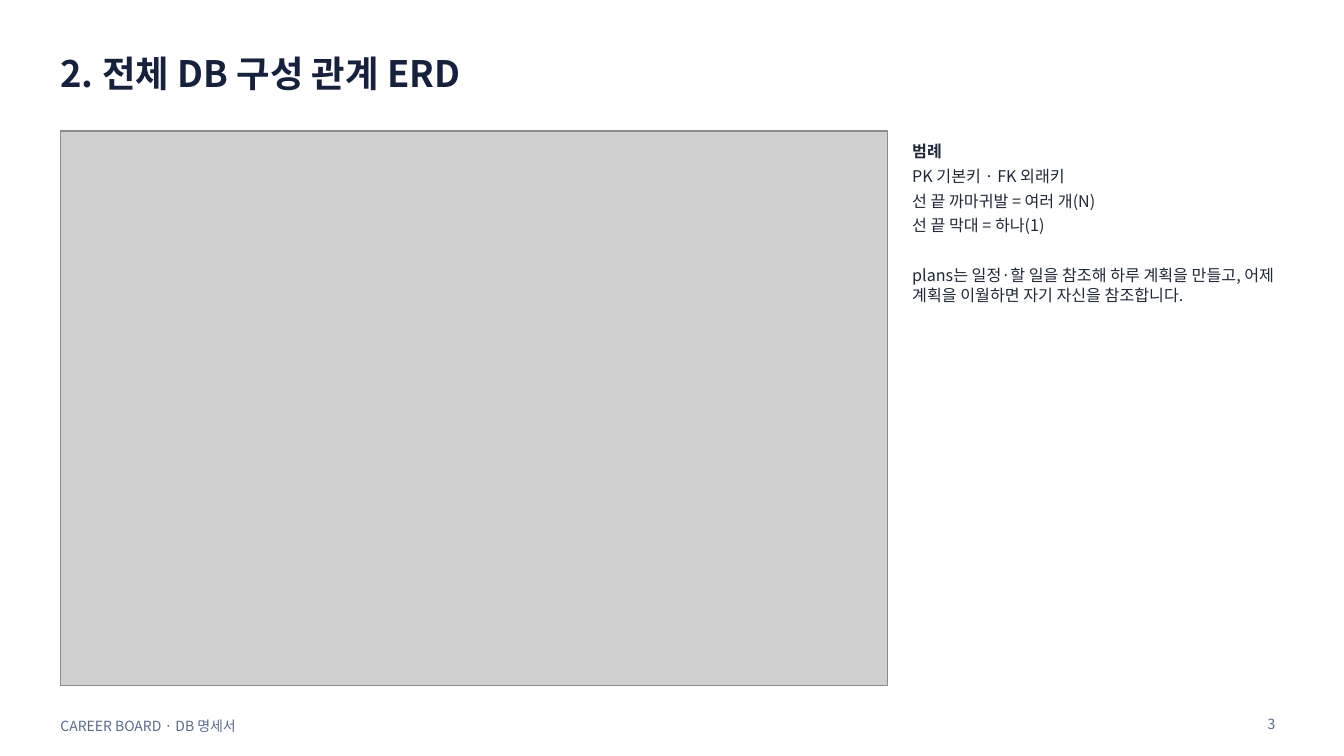
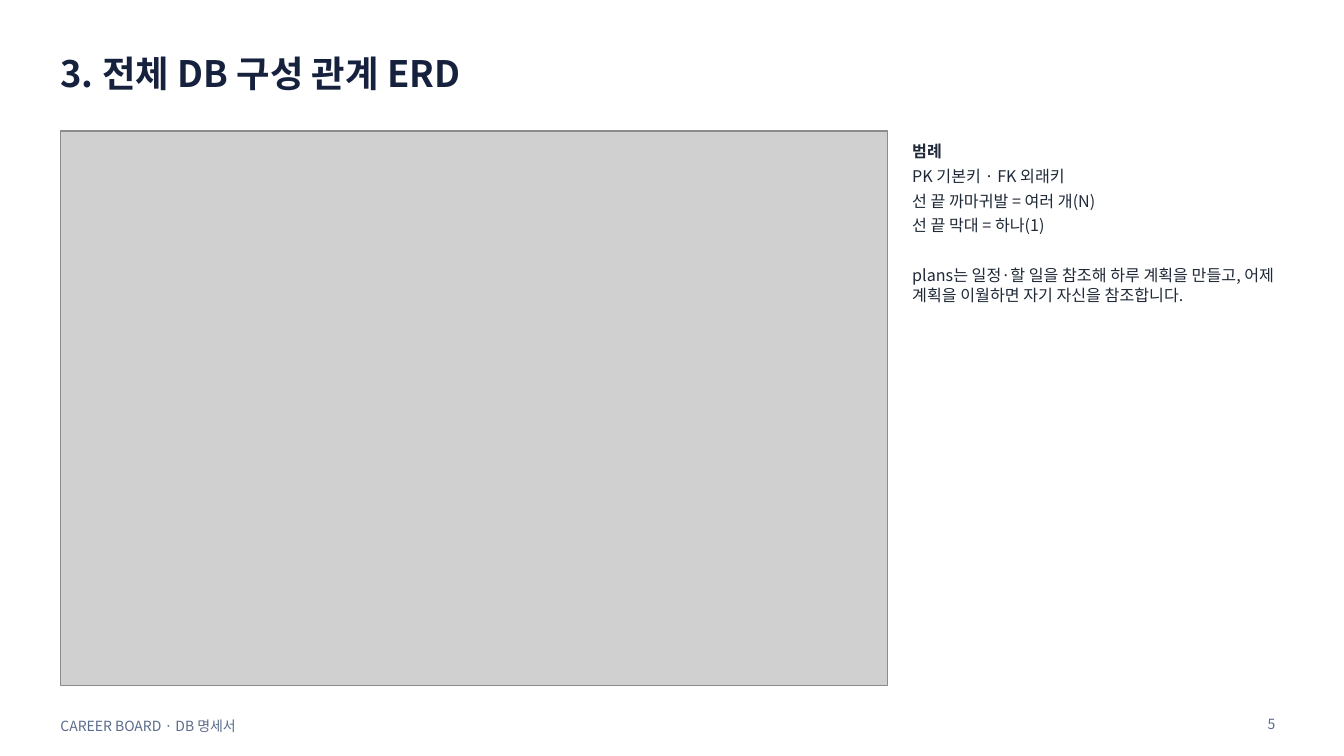
Before and after one commit to min-0o0/Career-Board, a slide deck: slide 5 of docs/db/career-board-db-spec.pptx (slide 3 before the commit). Drawn at 1344x756 pixels with LibreOffice and Linux fonts; fonts in the diff are those of the drawing; grey boxes stand for pictures. Boxes give left, top, right and bottom in pixels: in the first picture for what was removed or moved away, otherwise in the second. Text is boxed around its words. In the diff, an @@ line names an element or a change of style, - is before the commit and + after.

```diff
--- a/docs/db/career-board-db-spec.pptx
+++ b/docs/db/career-board-db-spec.pptx
@@ title at [60,56,460,91]: text changed @@
-2. 전체 DB 구성 관계 ERD
+3. 전체 DB 구성 관계 ERD
@@ page number at [1268,718,1276,729]: text changed @@
-3
+5
```
Also in this commit, not shown: 11 other slides changed, 3 slides added.
